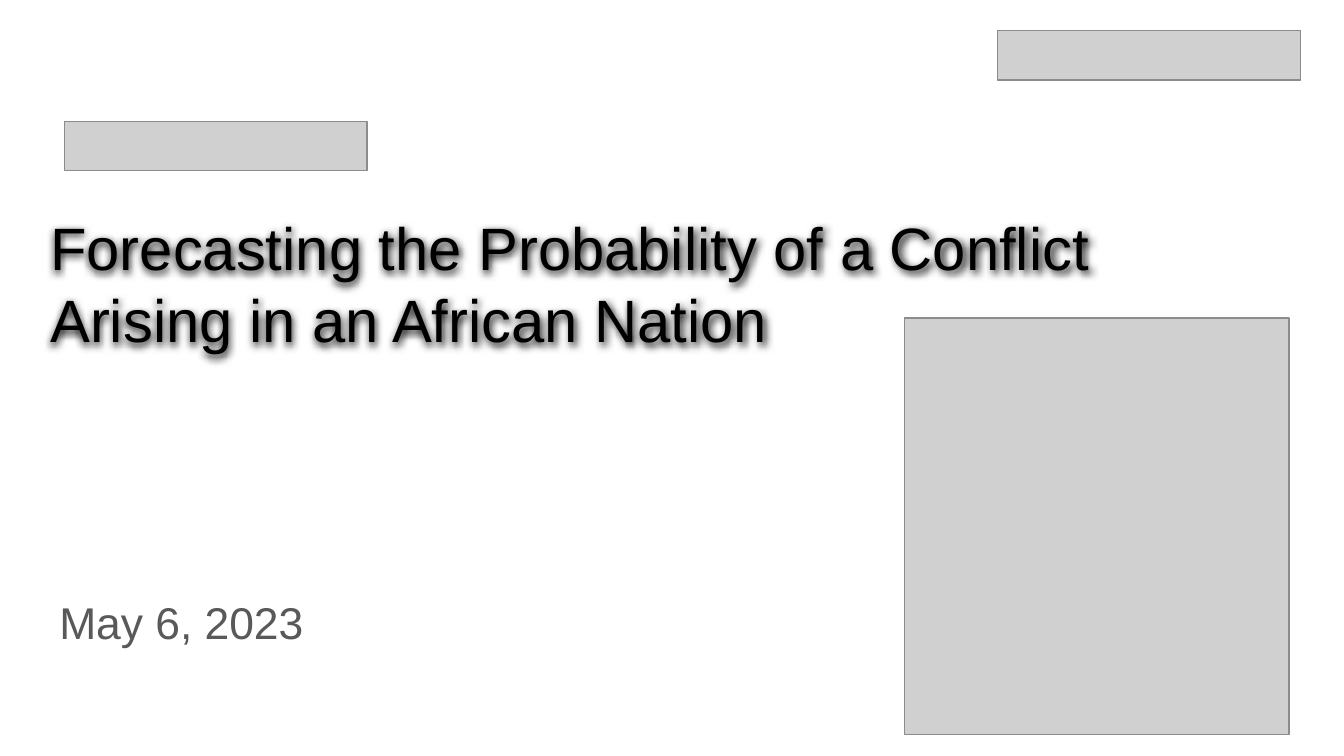
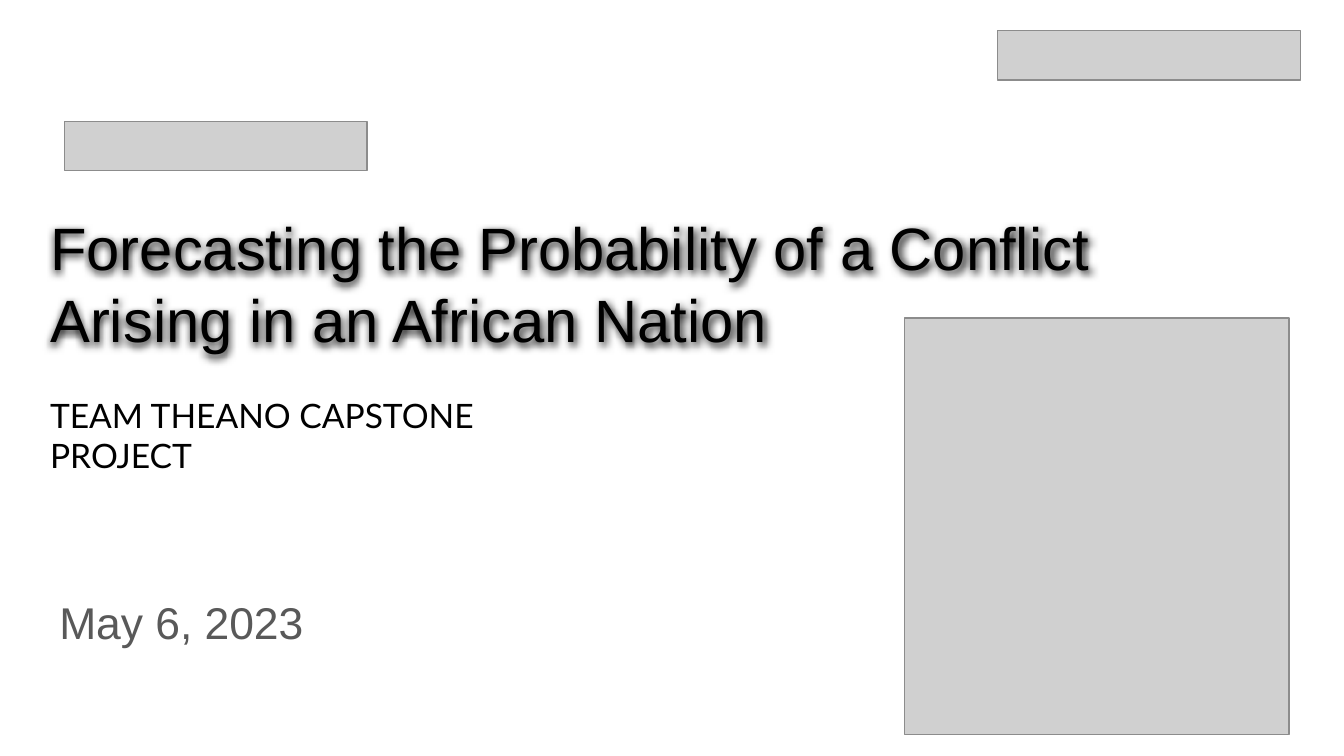
Before and after one commit to Sammybams/HamoyeAI-Team-Theano-Capstone-Project, a slide deck: slide 1 of documentation/Theano Project Presentation Main.pptx. Drawn at 1344x756 pixels with LibreOffice and Linux fonts; fonts in the diff are those of the drawing; grey boxes stand for pictures. Boxes give left, top, right and bottom in pixels: in the first picture for what was removed or moved away, otherwise in the second. Text is boxed around its words. In the diff, an @@ line names an element or a change of style, - is before the commit and + after.

Commit message:
Added team's name to slide.

```diff
--- a/documentation/Theano Project Presentation Main.pptx
+++ b/documentation/Theano Project Presentation Main.pptx
@@ text added at <box>50,403,473,469</box>, 18 pt, text #000000 @@
+TEAM THEANO CAPSTONE PROJECT
```
Also in this commit, not shown: 2 other files.
